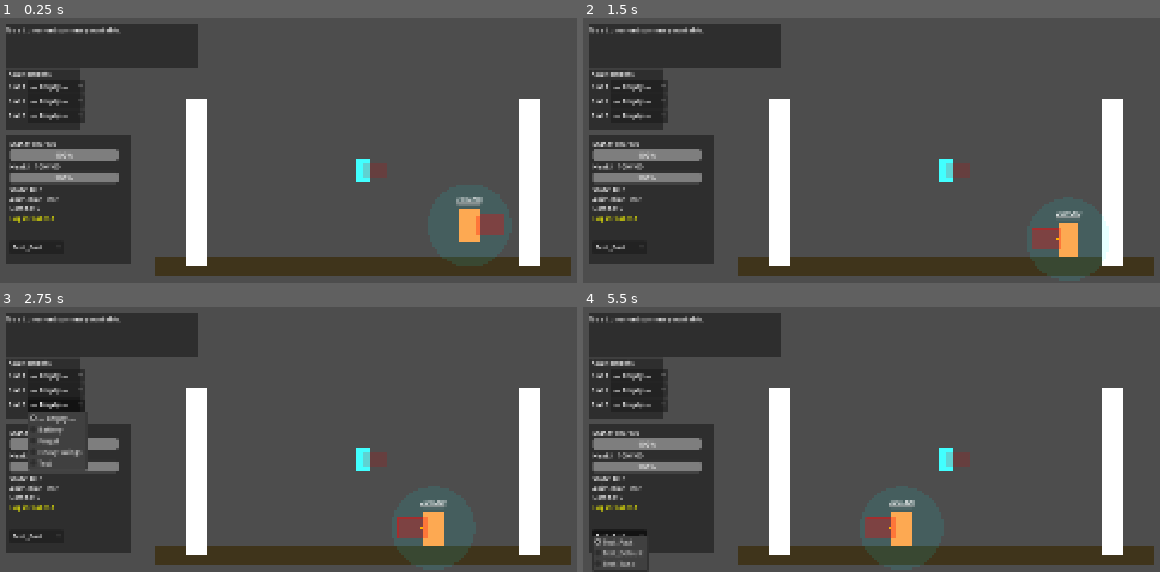
Above: before the commit, frames 1-4 (two rows, left to right).
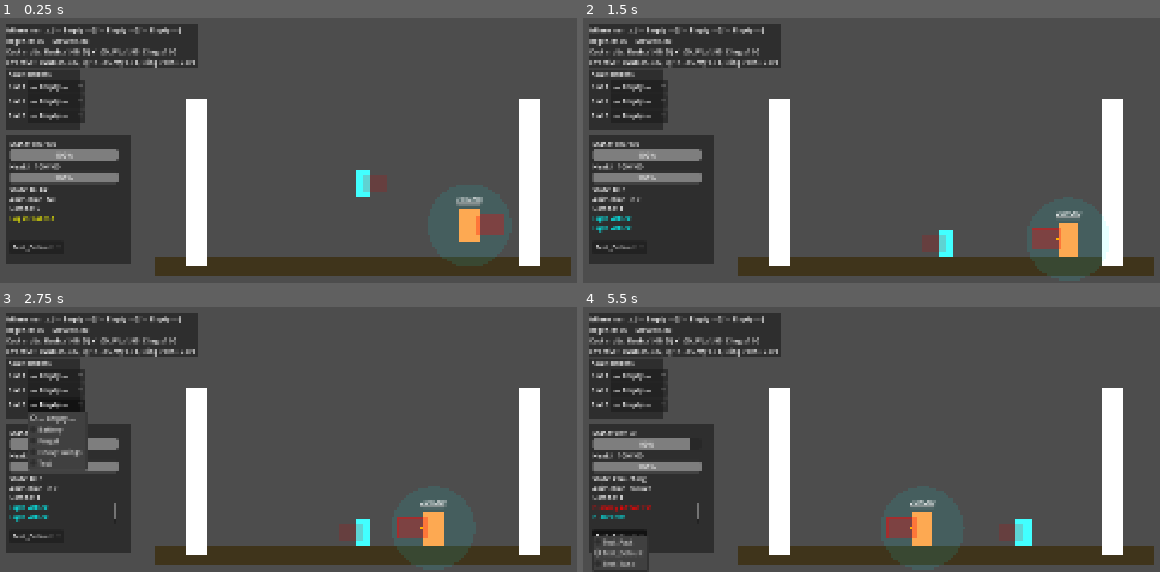
Above: after the commit, the same moments.

Repository: Korasyl/ManaBrawl
Game: Godot game, scene res://scenes/test_environment/test_environment.tscn
The game is run twice, just before and just after one commit, with the same random seed, the same clock (stepped at 60 frames per second) and the same inputs.
Inputs (mouse positions are in pixels of both pictures, inside the frame that each line leads up to):
- Up to frame 1 (0.25 s): no input
- Up to frame 2 (1.5 s): click "— Empty —" at 0.5 s; click "— Empty —" at 1.25 s
- Up to frame 3 (2.75 s): click "— Empty —" at 2 s
- Up to frame 4 (5.5 s): click "Test_Fast" (after the commit: "Test_Default") at 2.75 s; move the mouse to (906, 436) at 3.52 s; hold Alt (block) 3.53-4.28 s; hold D (move_right) 3.53-5.03 s; tap W (jump) at 3.77, 4.52 s; move the mouse to (outside the picture) at 4.27 s; tap Alt (block) at 4.35, 5.3 s; move the mouse to (outside the picture) at 5.02 s; hold A (move_left) from 5.03 s (still down); hold S (crouch) from 5.03 s (still down)

The runs differ from the first frame. In frame 1, 2.1% of the frame differs, in the area x 1-68%, y 3-88%; in frame 2, 2.6%; in frame 3, 2.6%; in frame 4, 4.4%, in the area x 1-78%, y 3-95%.
Error before the commit: Parse Error: Cannot infer the type of "target_is_attacking" variable because the value doesn't have a set type. (res://characters/player.gd:720)

Commit message:
Fix GDScript parser errors: explicit bool types for Variant comparisons
`:=` type inference fails when `get()` returns Variant. Use explicit
`bool` type annotations on lines 720, 722, and 750.

https://claude.ai/code/session_016uvTuTMuTD4fs5D6G78dUJ

Diff:
--- a/characters/player.gd
+++ b/characters/player.gd
@@ -717,9 +717,9 @@
 
 	# --- Clash detection ---
 	# If target is also actively attacking, check for clash
-	var target_is_attacking := hit_body.get("is_attacking") == true
+	var target_is_attacking: bool = hit_body.get("is_attacking") == true
 	if target_is_attacking:
-		var target_is_heavy := hit_body.get("is_heavy_attack") == true
+		var target_is_heavy: bool = hit_body.get("is_heavy_attack") == true
 		if not is_heavy_attack and not target_is_heavy:
 			# Light vs Light: both cancelled, no damage, no flinch
 			end_attack()
@@ -747,7 +747,7 @@
 		# Mixed (light vs heavy, heavy vs light): no clash, stronger wins
 
 	# Check if target is blocking (before calling take_damage so we can adjust mana)
-	var target_is_blocking := hit_body.get("is_blocking") == true if hit_body.get("is_blocking") != null else false
+	var target_is_blocking: bool = hit_body.get("is_blocking") == true
 
 	# Deal damage with interrupt type
 	ctx[ContextKeys.DAMAGE] = final_damage
